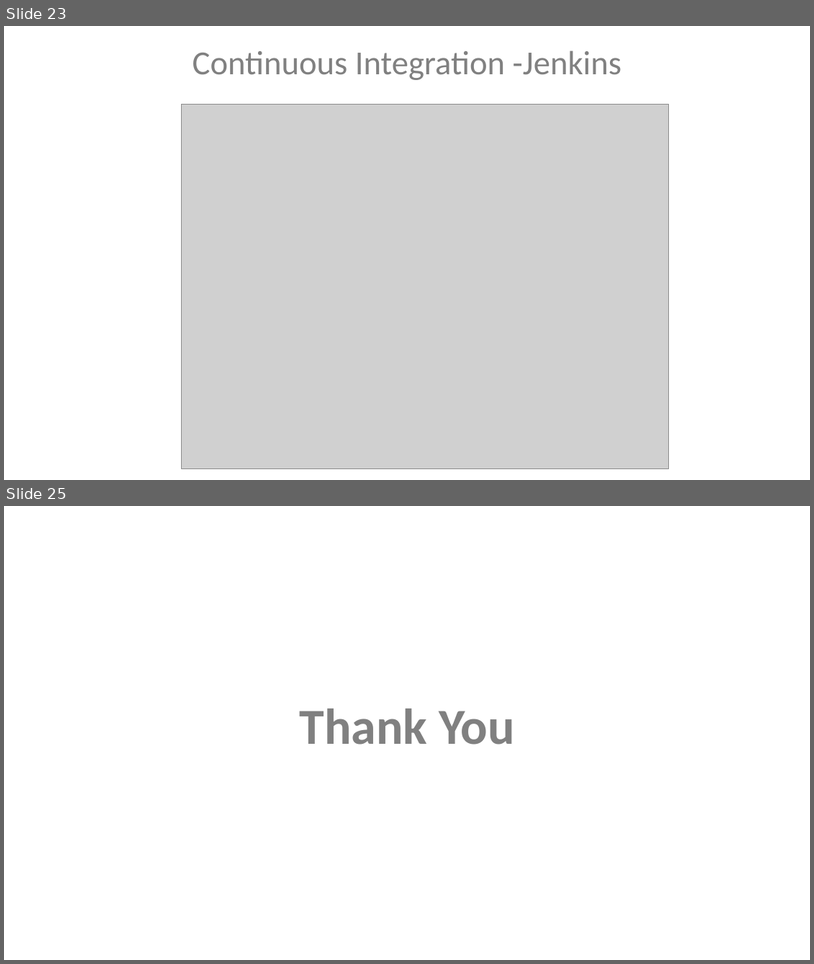
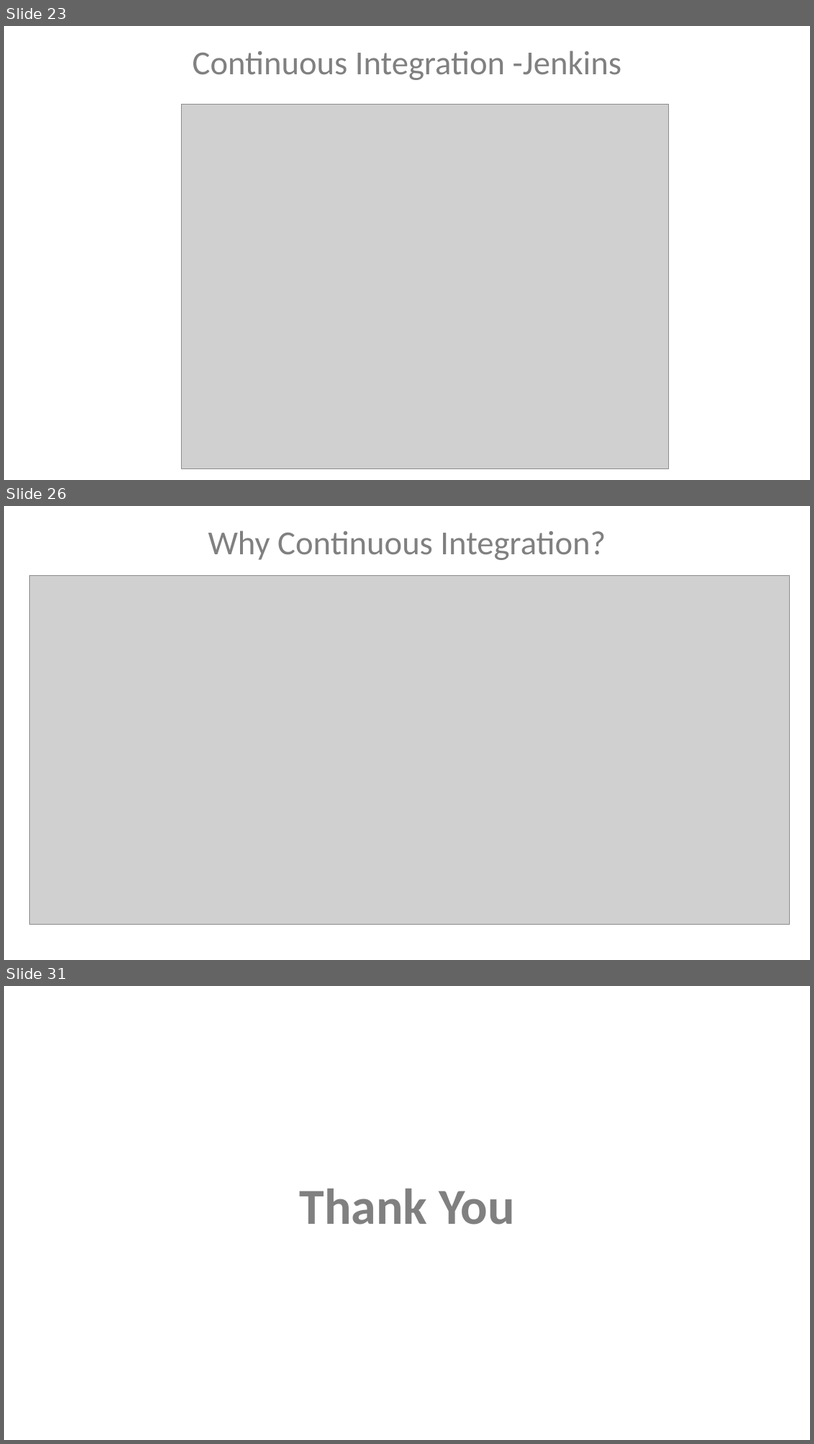
Before and after one commit to VaijinathHarbak/DevOpsDemo, a slide deck: DevOps.pptx. Shown one above the other, each under a label of ours: slides 23 and 25 before the commit, slides 23, 26 and 31 after it; the slides between them are not shown. The pictures are 814x964 and 814x1444 pixels, drawn with LibreOffice and Linux fonts; fonts in the diff are those of the drawing; grey boxes stand for pictures. Boxes give left, top, right and bottom in pixels: in the first picture for what was removed or moved away, otherwise in the second. Text is boxed around its words. In the diff, an @@ line names an element or a change of style, - is before the commit and + after.

```diff
--- a/DevOps.pptx
+++ b/DevOps.pptx
@@ slide 26 added at (4, 506, 810, 960), background #FFFFFF @@
@@ text added at (208, 530, 606, 560), 40 pt, text #808080 @@
+Why Continuous Integration?
@@ picture added at (29, 576, 790, 924) @@
@@ what was slide 25 is now slide 31 @@
```
Also in this commit, not shown: 1 slide changed, 5 other slides added, 1 other file.
